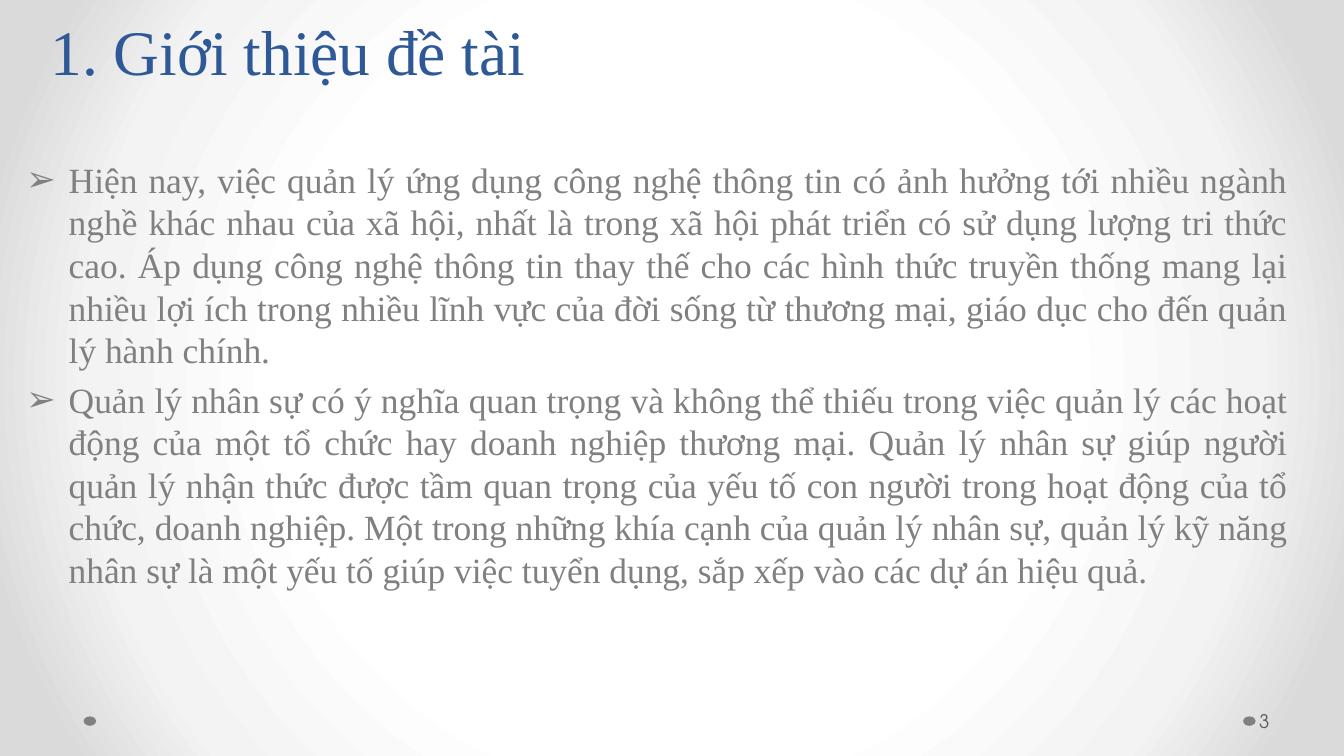
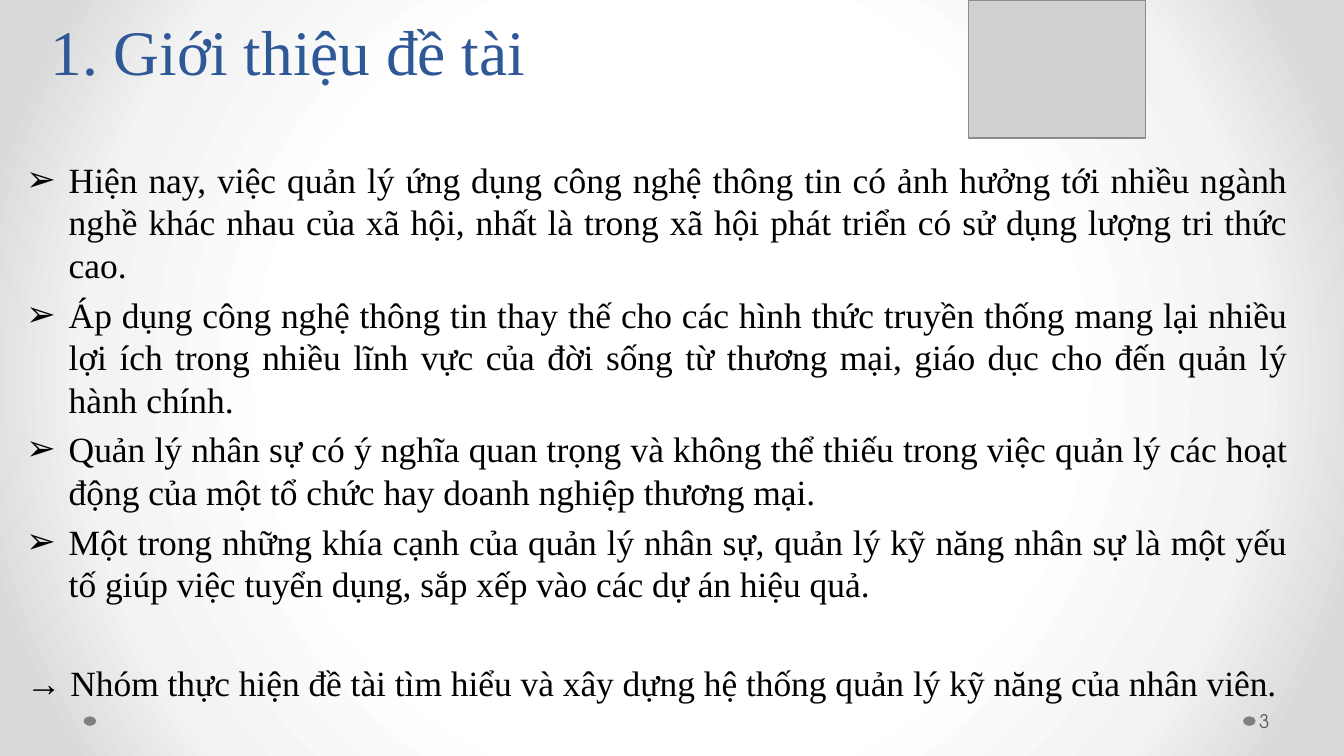
Before and after one commit to andy3520/intern-final-doc, a slide deck: slide 3 of doc/BAO_CAO-DO_AN_TOT_NGHIEP-SKILL_INVENTORY.pptx. Drawn at 1344x756 pixels with LibreOffice and Linux fonts; fonts in the diff are those of the drawing; grey boxes stand for pictures. Boxes give left, top, right and bottom in pixels: in the first picture for what was removed or moved away, otherwise in the second. Text is boxed around its words. In the diff, an @@ line names an element or a change of style, - is before the commit and + after.

```diff
--- a/doc/BAO_CAO-DO_AN_TOT_NGHIEP-SKILL_INVENTORY.pptx
+++ b/doc/BAO_CAO-DO_AN_TOT_NGHIEP-SKILL_INVENTORY.pptx
@@ picture added at [969, 0, 1146, 138] @@
@@ text at [69, 167, 1287, 703]: text changed; text colour #808080 to #000000 @@
-➢ Hiện nay, việc quản lý ứng dụng công nghệ thông tin có ảnh hưởng tới nhiều ngành nghề khác nhau của xã hội, nhất là trong xã hội phát triển có sử dụng lượng tri thức cao. Áp dụng công nghệ thông tin thay thế cho các hình thức truyền thống mang lại nhiều lợi ích trong nhiều lĩnh vực của đời sống từ thương mại, giáo dục cho đến quản lý hành chính.
-➢ Quản lý nhân sự có ý nghĩa quan trọng và không thể thiếu trong việc quản lý các hoạt động của một tổ chức hay doanh nghiệp thương mại. Quản lý nhân sự giúp người quản lý nhận thức được tầm quan trọng của yếu tố con người trong hoạt động của tổ chức, doanh nghiệp. Một trong những khía cạnh của quản lý nhân sự, quản lý kỹ năng nhân sự là một yếu tố giúp việc tuyển dụng, sắp xếp vào các dự án hiệu quả.
+➢ Hiện nay, việc quản lý ứng dụng công nghệ thông tin có ảnh hưởng tới nhiều ngành nghề khác nhau của xã hội, nhất là trong xã hội phát triển có sử dụng lượng tri thức cao.
+➢ Áp dụng công nghệ thông tin thay thế cho các hình thức truyền thống mang lại nhiều lợi ích trong nhiều lĩnh vực của đời sống từ thương mại, giáo dục cho đến quản lý hành chính.
+➢ Quản lý nhân sự có ý nghĩa quan trọng và không thể thiếu trong việc quản lý các hoạt động của một tổ chức hay doanh nghiệp thương mại.
+➢ Một trong những khía cạnh của quản lý nhân sự, quản lý kỹ năng nhân sự là một yếu tố giúp việc tuyển dụng, sắp xếp vào các dự án hiệu quả.
+→ Nhóm thực hiện đề tài tìm hiểu và xây dựng hệ thống quản lý kỹ năng của nhân viên.
```
Also in this commit, not shown: 9 other slides changed, 1 slide removed, 3 other files.
